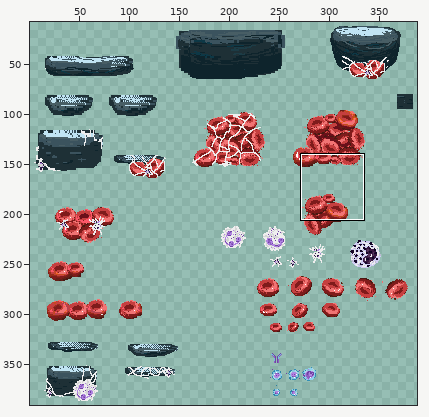
Two versions of one sprite sheet, Python_Module_8/Assets/SpriteSheets/Tiles.png. The picture above shows the old version from afar; the outline marks the close-up.
Close-up. Before:
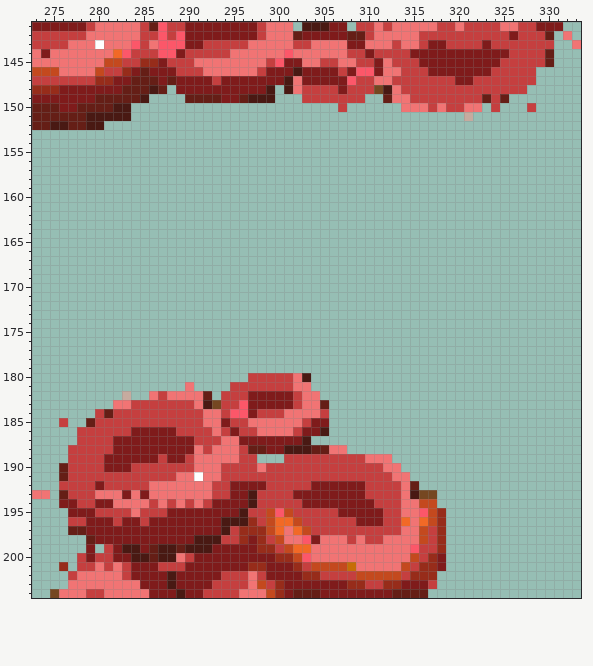
The file is 400x400 pixels. Colours within 5 levels of each other are drawn and written as one. Shown: x 273..333, y 141..204. The wide view leaves out empty margins. The commit also changed other parts of the picture, which this record leaves out.
And afterwards:
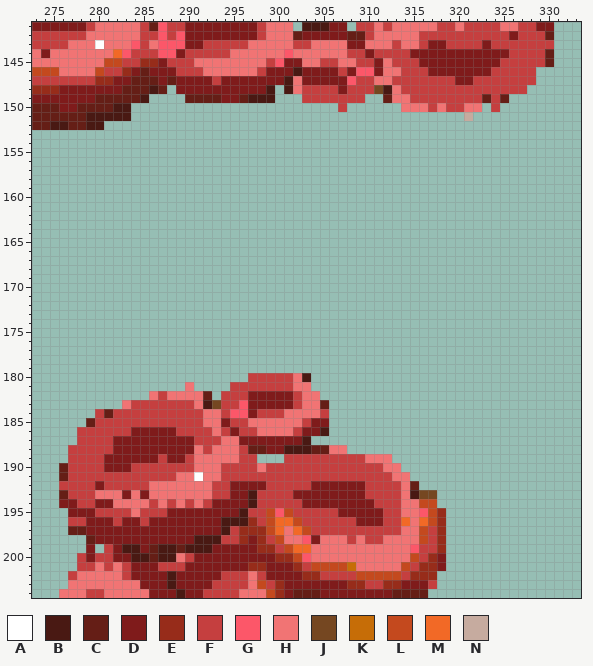
Palette (. is transparent): A #ffffff  B #491913  C #651e16  D #7f1b1b  E #972c1a  F #c53f3f  G #fc5769  H #f17474  J #754721  K #c66d07  L #c4491e  M #f26926  N #c6ab9f
What changed:
Colour D is gone in row 141 at x 331.
Colour E is gone in row 201 at x 276.
Colour F is gone in row 150 at x 328; in row 185 at x 276.
Colour H is gone in row 142 at x 332; in row 143 at x 333; in row 183 at x 282; in row 193 at x 273 to 274.
Colour J is gone in row 204 at x 275.
Colour N is gone in row 182 at x 283.
